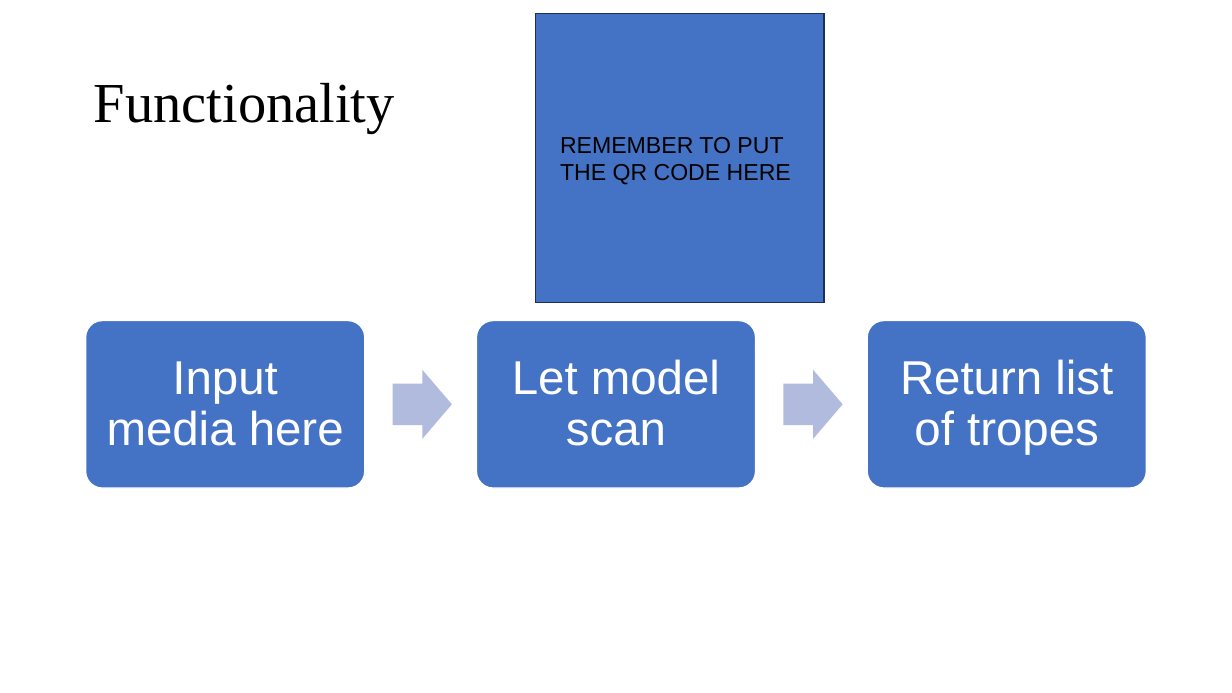
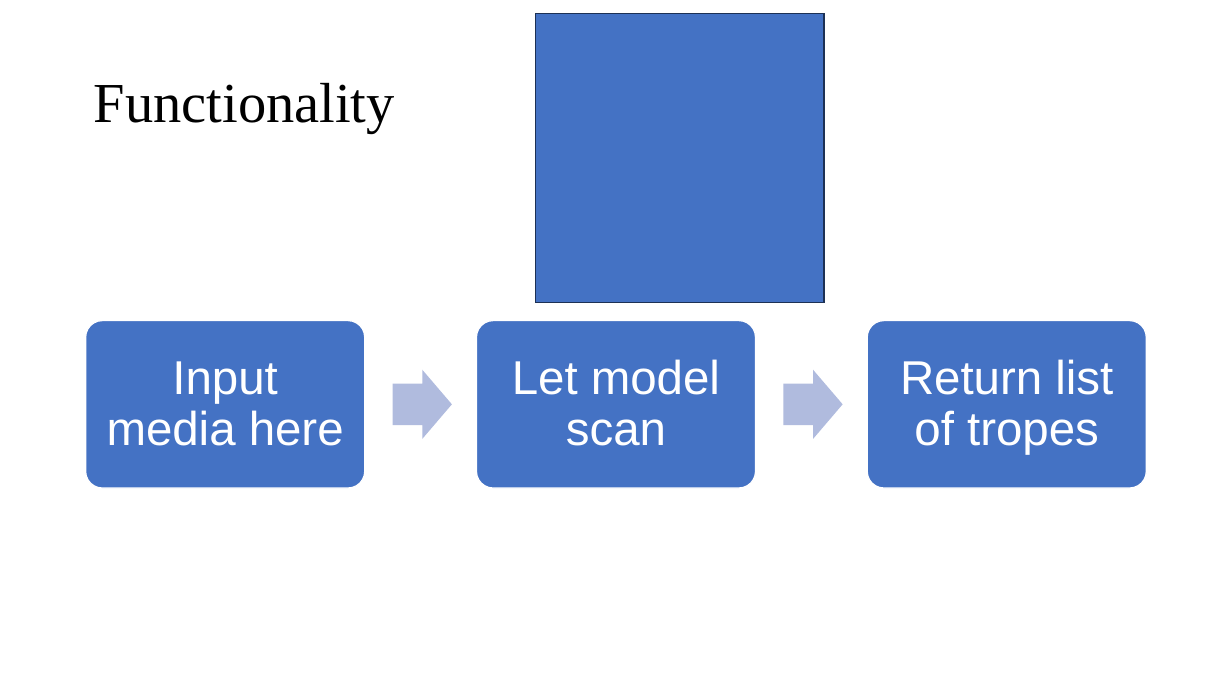
Before and after one commit to ivanchanzhengyang/Media-Trope-Scanner, a slide deck: slide 12 of Unveiling Tropes.pptx. Drawn at 1232x693 pixels with LibreOffice and Linux fonts; fonts in the diff are those of the drawing; background and template pictures are left out. Boxes give left, top, right and bottom in pixels: in the first picture for what was removed or moved away, otherwise in the second. Text is boxed around its words. In the diff, an @@ line names an element or a change of style, - is before the commit and + after.

```diff
--- a/Unveiling Tropes.pptx
+++ b/Unveiling Tropes.pptx
@@ text removed at (x1=560, y1=137, x2=791, y2=185) @@
-REMEMBER TO PUT THE QR CODE HERE
```
Also in this commit, not shown: 6 other slides changed, 1 slide added, 1 slide removed, 4 other files.
